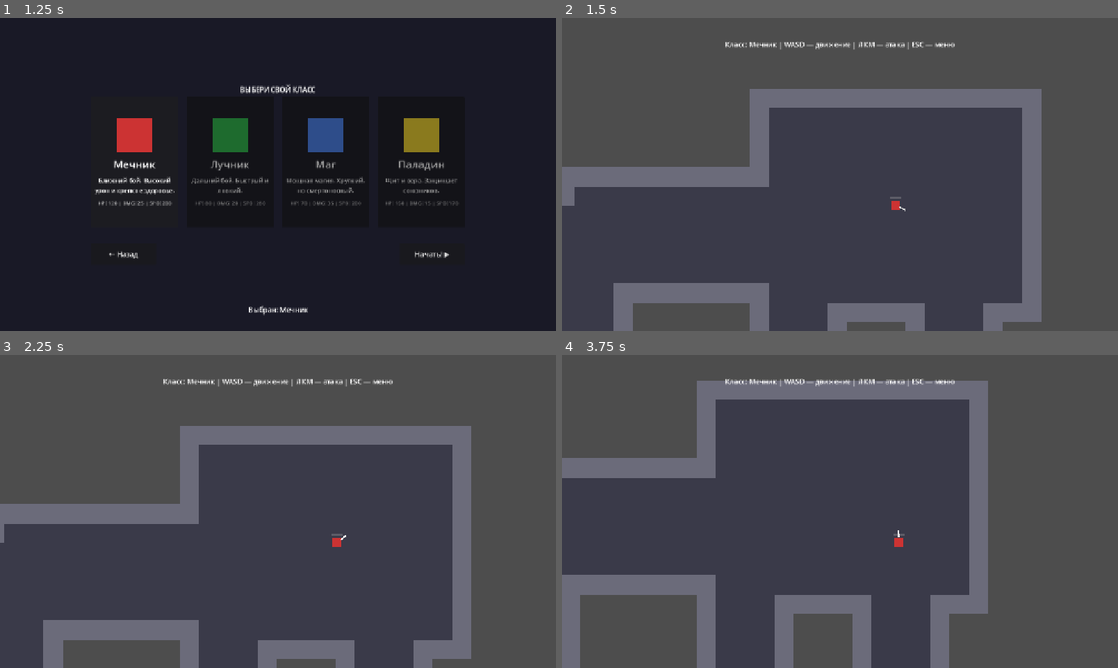
Above: before the commit, frames 1-4 (two rows, left to right).
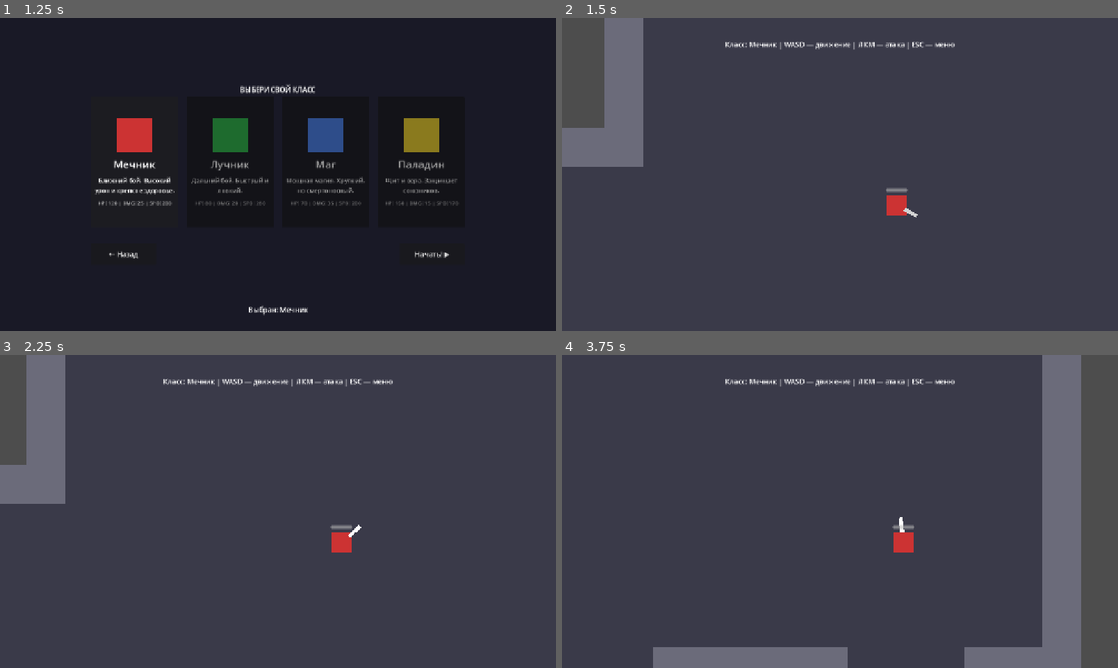
Above: after the commit, the same moments.

Repository: WETQV/sworm-vlood
Game: Godot game, scene res://scenes/ui/main_menu.tscn
The game is run twice, just before and just after one commit, with the same random seed, the same clock (stepped at 60 frames per second) and the same inputs.
Inputs (mouse positions are in pixels of both pictures, inside the frame that each line leads up to):
- Up to frame 1 (1.25 s): click "⚔️ Играть" at 0.5 s
- Up to frame 2 (1.5 s): click "Начать! ▶" at 1.25 s
- Up to frame 3 (2.25 s): tap Enter at 2 s; move the mouse to (400, 495) at 2.02 s; hold D (move_right) from 2.03 s (still down); click (400, 495) at 2.1 s
- Up to frame 4 (3.75 s): move the mouse to (728, 527) at 2.77 s; release D (move_right) at 2.78 s; hold S (move_down) 2.78-3.53 s; click (728, 527) at 2.85 s; move the mouse to (895, 442) at 3.52 s; hold D (move_right) from 3.53 s (still down); click (895, 442) at 3.6 s

Frame 1 is identical in both runs. In frame 2, 17% of the frame differs, in the area x 0-87%, y 0-100%; in frame 3, 17%; in frame 4, 24%, in the area x 0-94%, y 0-100%.

Commit message:
камера
камера

Diff:
--- a/scenes/player/player.tscn
+++ b/scenes/player/player.tscn
@@ -76,7 +76,7 @@
 
 [node name="Camera2D" type="Camera2D" parent="."]
 enabled = true
-zoom = Vector2(0.7, 0.7)
+zoom = Vector2(1.4, 1.4)
 process_callback = 0
 drag_horizontal_enabled = true
 drag_vertical_enabled = true
